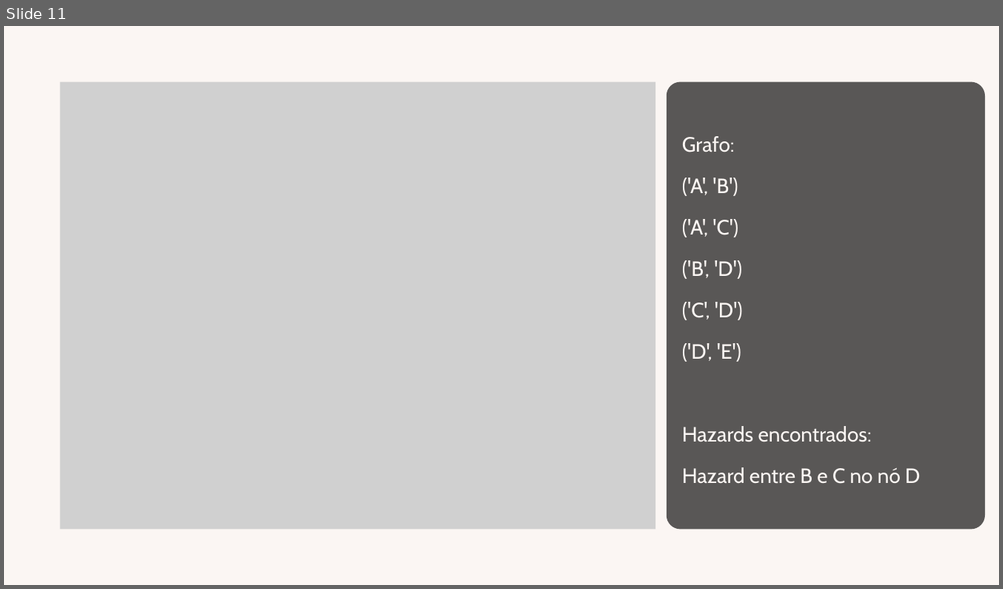
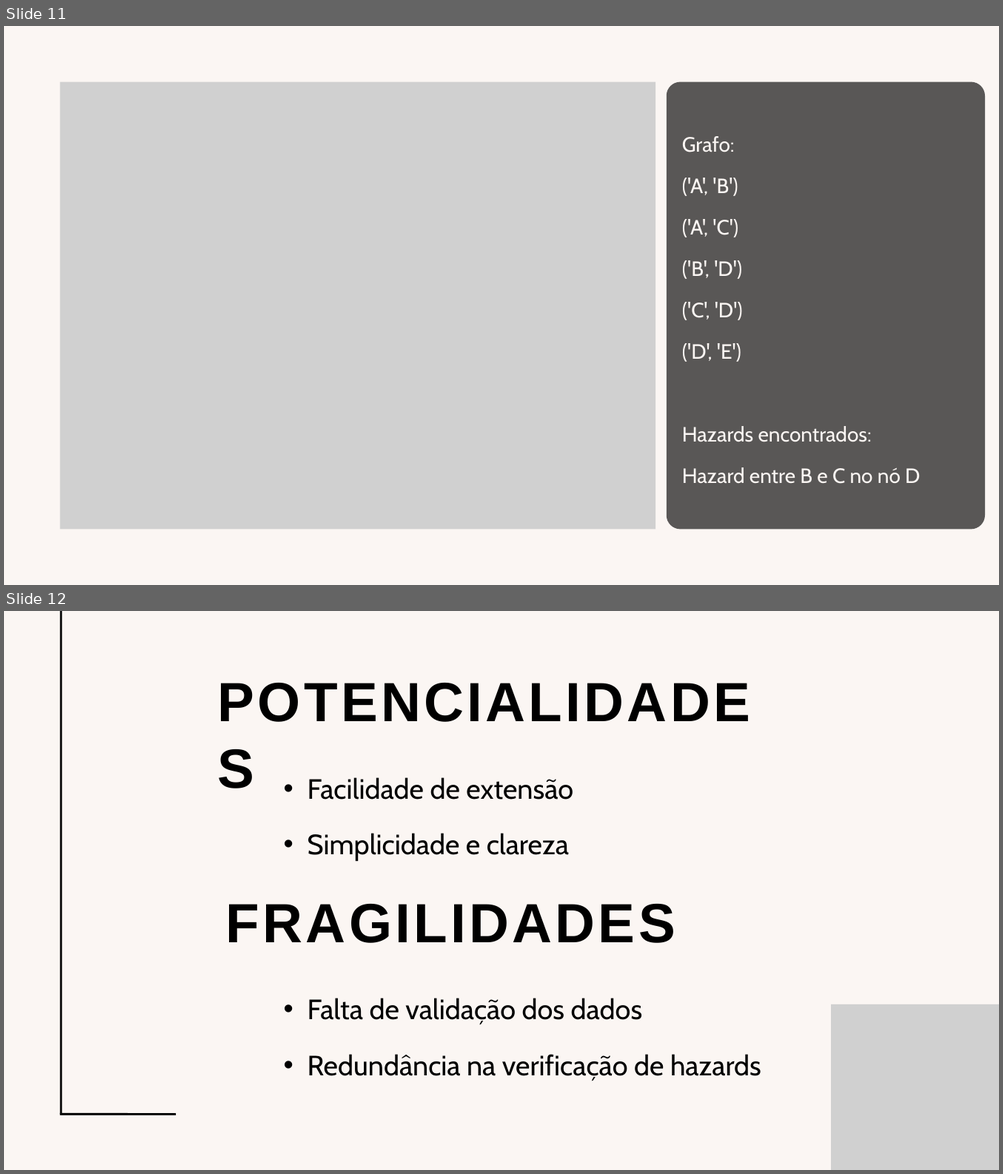
Before and after one commit to alocinny/estrutura-de-dados-estudo, a slide deck: seminário/Busca de hazards.pptx. Shown one above the other, each under a label of ours: slide 11 before the commit, slides 11 and 12 after it. The pictures are 1003x589 and 1003x1174 pixels, drawn with LibreOffice and Linux fonts; fonts in the diff are those of the drawing; grey boxes stand for pictures. Boxes give left, top, right and bottom in pixels: in the first picture for what was removed or moved away, otherwise in the second. Text is boxed around its words. In the diff, an @@ line names an element or a change of style, - is before the commit and + after.

Commit message:
add

```diff
--- a/seminário/Busca de hazards.pptx
+++ b/seminário/Busca de hazards.pptx
@@ slide 12 added at <box>4,611,999,1170</box>, background #FBF6F3 @@
@@ line added from (61, 611) to (61, 1115), #000000 3 pt @@
@@ text added at <box>218,667,769,733</box>, 80 pt, text #000000, bold @@
+POTENCIALIDADES
@@ text added at <box>307,777,573,861</box>, 40.5 pt, text #000000 @@
+  • Facilidade de extensão
+  • Simplicidade e clareza
@@ text added at <box>226,904,675,943</box>, 80 pt, text #000000, bold @@
+FRAGILIDADES
@@ text added at <box>307,998,761,1082</box>, 40.5 pt, text #000000 @@
+  • Falta de validação dos dados
+  • Redundância na verificação de hazards
@@ picture added at <box>831,1005,999,1170</box> @@
@@ line added from (60, 1114) to (176, 1114), #000000 3 pt @@
```
